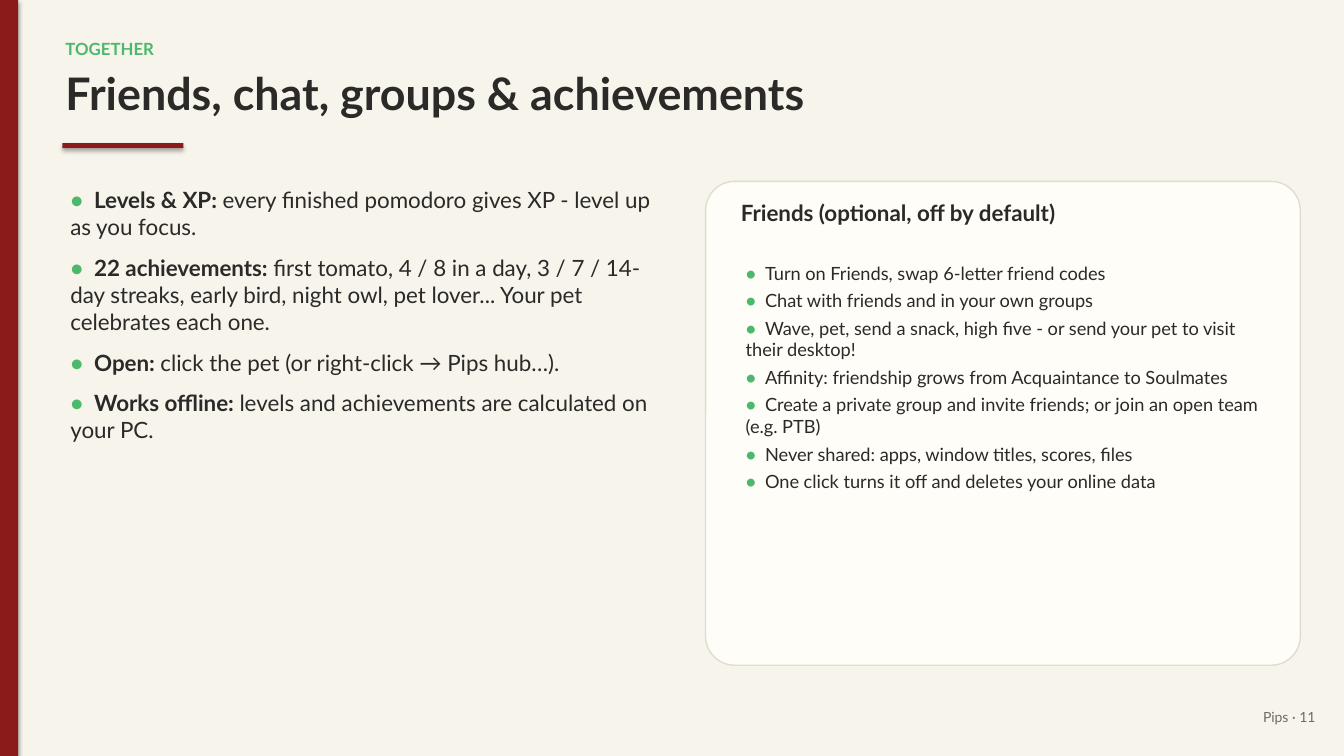
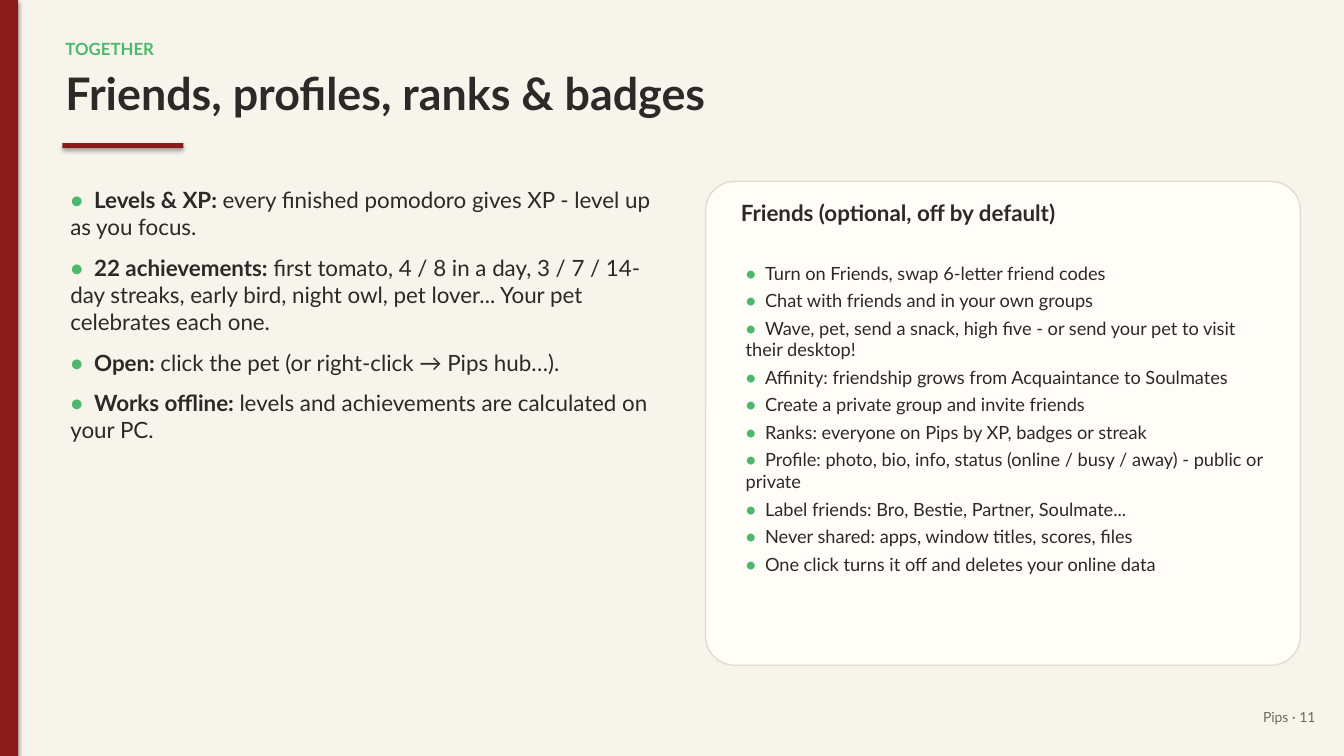
Before and after one commit to juw12/projects, a slide deck: slide 11 of apps/pips/web/download/Pips-Guide.pptx. Drawn at 1344x756 pixels with LibreOffice and Linux fonts; fonts in the diff are those of the drawing. Boxes give left, top, right and bottom in pixels: in the first picture for what was removed or moved away, otherwise in the second. Text is boxed around its words. In the diff, an @@ line names an element or a change of style, - is before the commit and + after.

Commit message:
pips 2.6.0: Profiles, ranks, online status & dark mode

```diff
--- a/apps/pips/web/download/Pips-Guide.pptx
+++ b/apps/pips/web/download/Pips-Guide.pptx
@@ text at box(65, 76, 705, 118): text changed @@
-Friends, chat, groups & achievements
+Friends, profiles, ranks & badges
@@ text at box(746, 397, 1263, 519): text changed @@
-• Create a private group and invite friends; or join an open team (e.g. PTB)
+• Create a private group and invite friends
+• Ranks: everyone on Pips by XP, badges or streak
+• Profile: photo, bio, info, status (online / busy / away) - public or private
+• Label friends: Bro, Bestie, Partner, Soulmate...
```
Also in this commit, not shown: 4 other slides changed, 11 other files.
